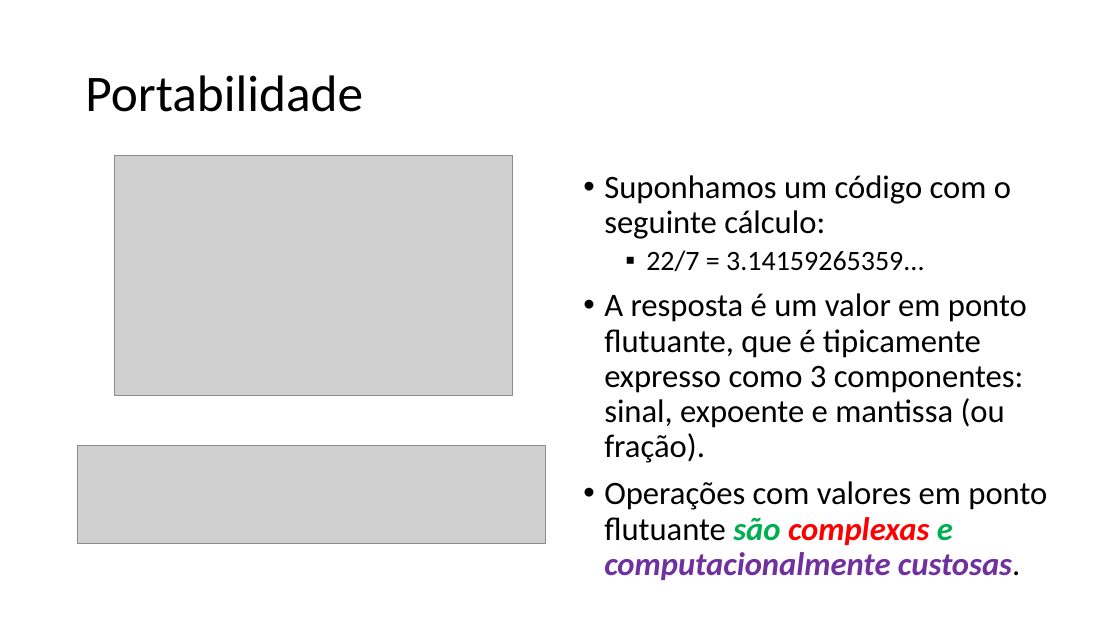
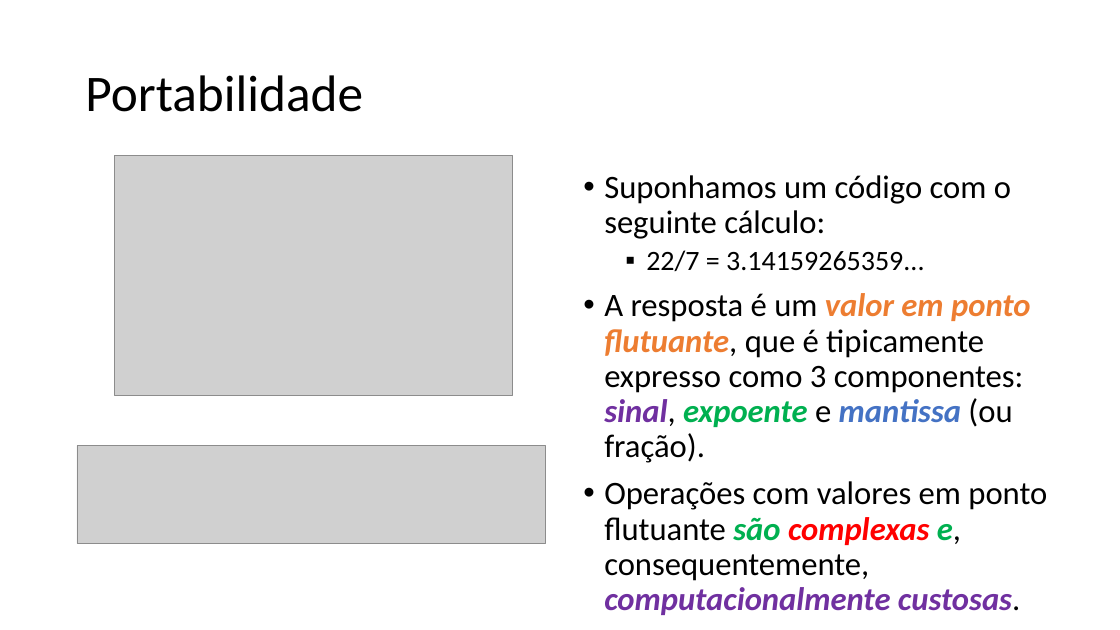
Before and after one commit to zz4fap/tp557-iot-ml, a slide deck: slide 39 of slides/TP557_2_Desafios_do_TinyML_sistemas_embarcados.pptx. Drawn at 1120x630 pixels with LibreOffice and Linux fonts; fonts in the diff are those of the drawing; grey boxes stand for pictures. Boxes give left, top, right and bottom in pixels: in the first picture for what was removed or moved away, otherwise in the second. Text is boxed around its words. In the diff, an @@ line names an element or a change of style, - is before the commit and + after.

```diff
--- a/slides/TP557_2_Desafios_do_TinyML_sistemas_embarcados.pptx
+++ b/slides/TP557_2_Desafios_do_TinyML_sistemas_embarcados.pptx
@@ text at bbox=[604, 293, 1030, 463]: text colour #000000 to #ED7D31 in "valor em ponto flutuante,"; text colour #000000 to #7030A0 in "sinal,"; text colour #000000 to #00B050 in "expoente"; text colour #000000 to #4472C4 in "mantissa"; bold on, italic on in "valor em ponto flutuante, sinal, expoente mantissa" @@
@@ text at bbox=[604, 481, 1047, 615]: text changed; bold off; italic off @@
-• Operações com valores em ponto flutuante são complexas e computacionalmente custosas.
+• Operações com valores em ponto flutuante são complexas e, consequentemente, computacionalmente custosas.
```
Also in this commit, not shown: 9 other slides changed, 1 other file.
